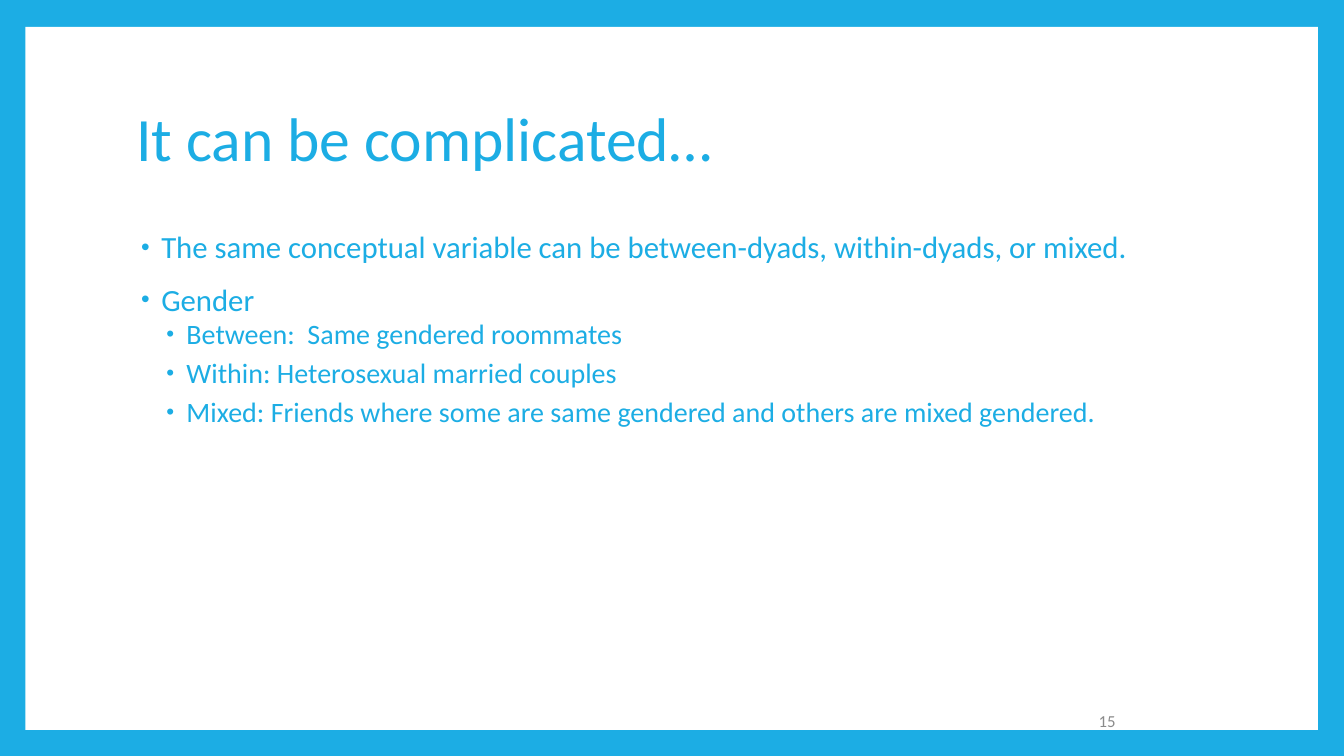
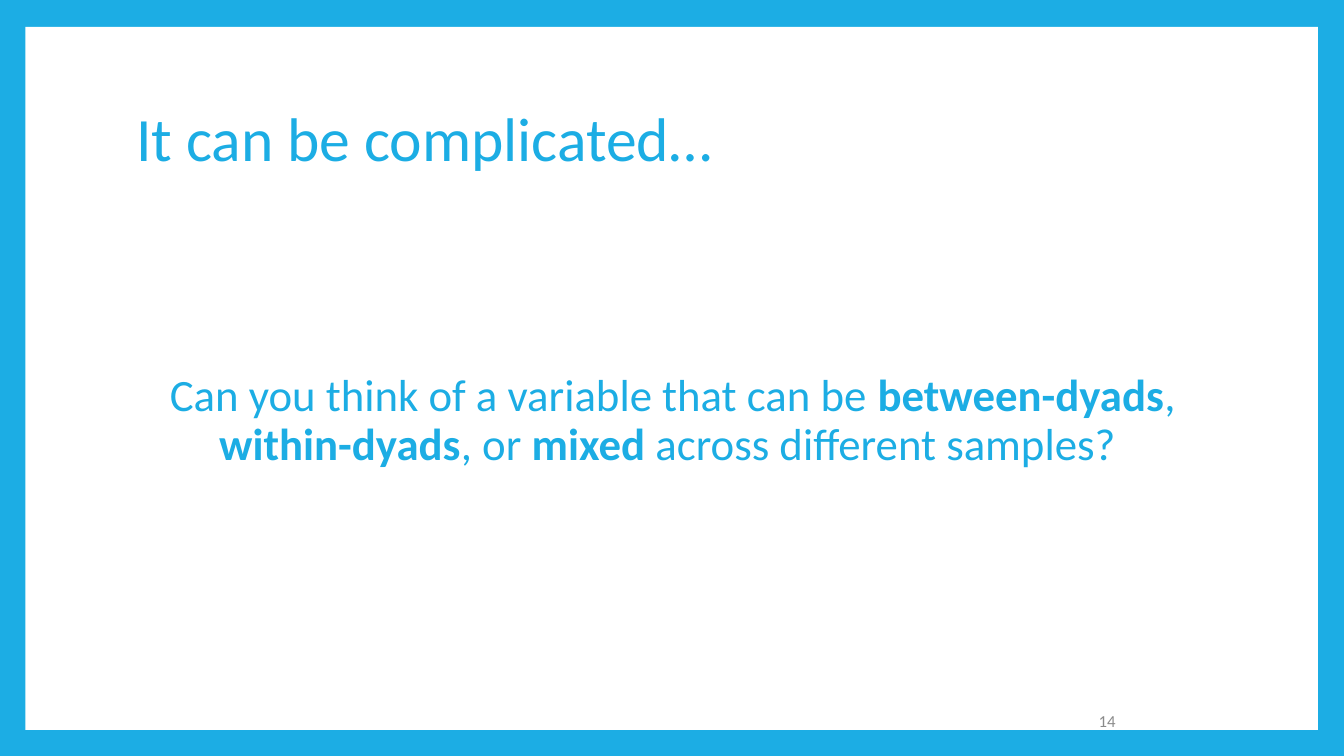
Before and after one commit to RandiLGarcia/2day-dyad-workshop, a slide deck: slide 14 of Day 1/Lecture Slides/Day 1 Slides.pptx (slide 15 before the commit). Drawn at 1344x756 pixels with LibreOffice and Linux fonts; fonts in the diff are those of the drawing. Boxes give left, top, right and bottom in pixels: in the first picture for what was removed or moved away, otherwise in the second. Text is boxed around its words. In the diff, an @@ line names an element or a change of style, - is before the commit and + after.

```diff
--- a/Day 1/Lecture Slides/Day 1 Slides.pptx
+++ b/Day 1/Lecture Slides/Day 1 Slides.pptx
@@ text at box(170, 379, 1176, 468): text changed; size 20 to 32 pt @@
-• The same conceptual variable can be between-dyads, within-dyads, or mixed.
-• Gender
-  • Between: Same gendered roommates
-  • Within: Heterosexual married couples
-  • Mixed: Friends where some are same gendered and others are mixed gendered.
+Can you think of a variable that can be between-dyads, within-dyads, or mixed across different samples?
@@ page number at box(1099, 716, 1116, 732): text changed @@
-15
+14
```
Also in this commit, not shown: 25 other slides changed, 4 slides added, 9 slides removed, 7 other files.
